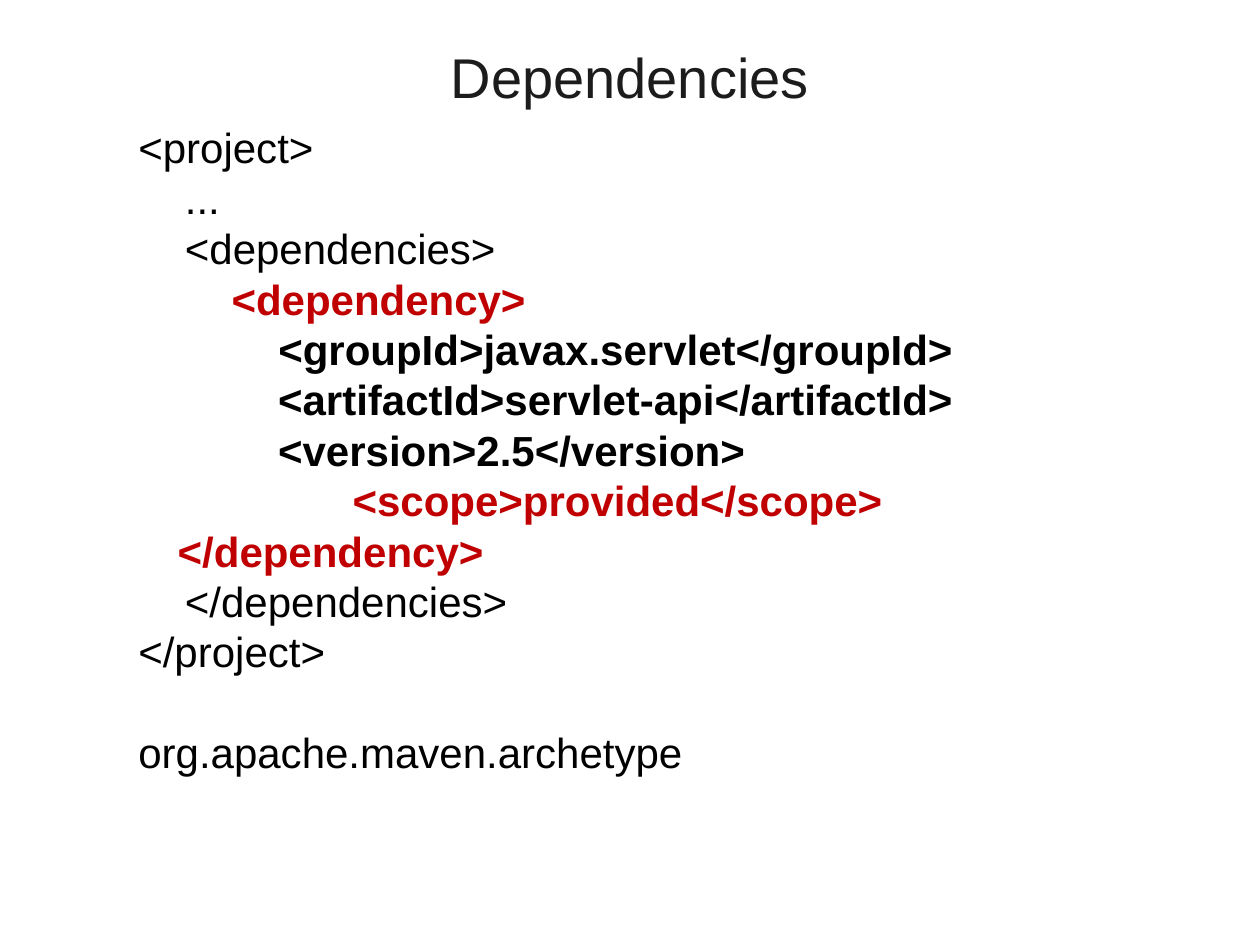
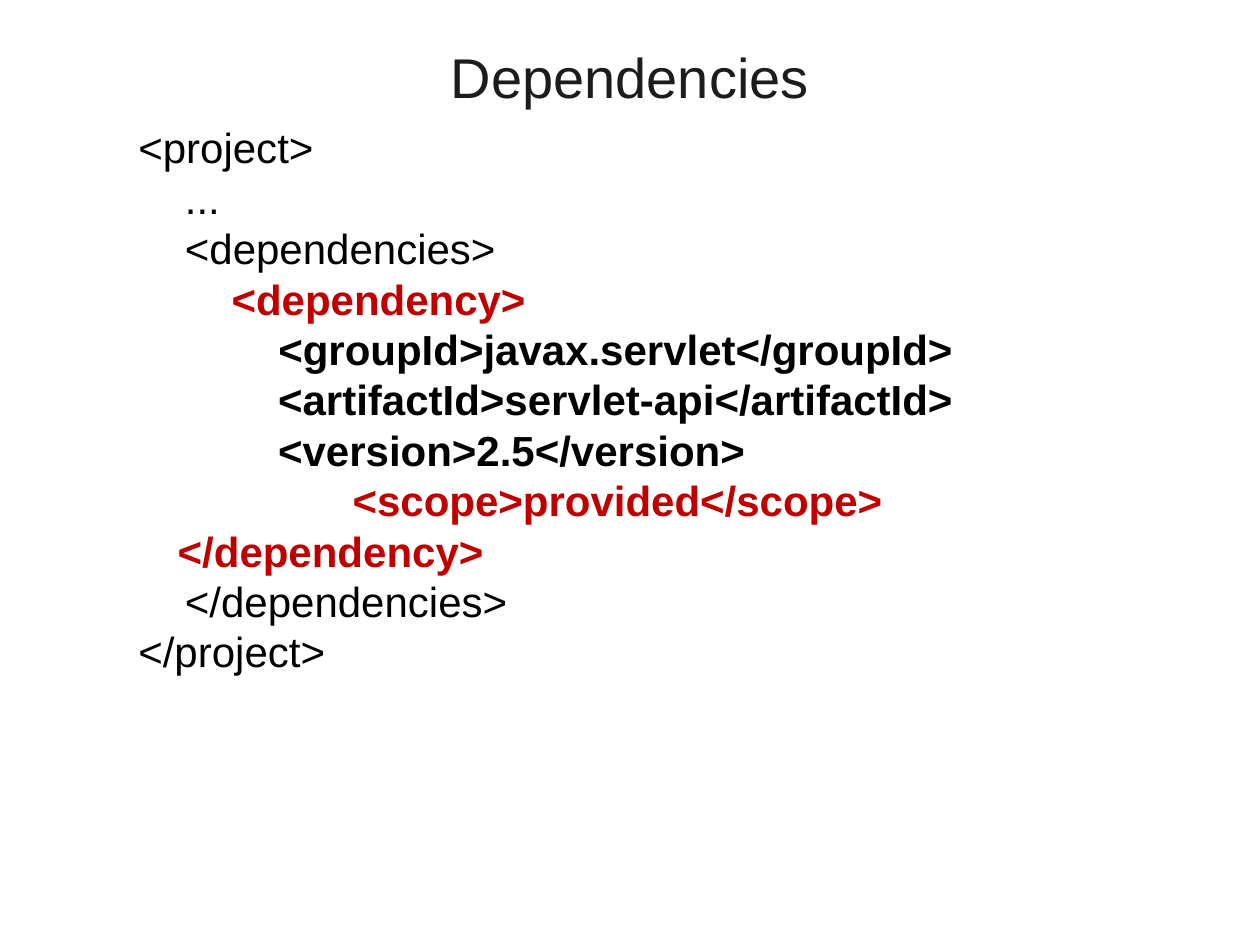
Before and after one commit to vatsanTraining/lumen_sep_2021, a slide deck: slide 11 of Maven01.ppt. Drawn at 1260x945 pixels with LibreOffice and Linux fonts; fonts in the diff are those of the drawing; background and template pictures are left out. Boxes give left, top, right and bottom in pixels: in the first picture for what was removed or moved away, otherwise in the second. Text is boxed around its words. In the diff, an @@ line names an element or a change of style, - is before the commit and + after.

```diff
--- a/Maven01.ppt
+++ b/Maven01.ppt
@@ text at box(138, 737, 682, 777): paragraph removed @@
-  org.apache.maven.archetype
```
Also in this commit, not shown: 5 slides added.
